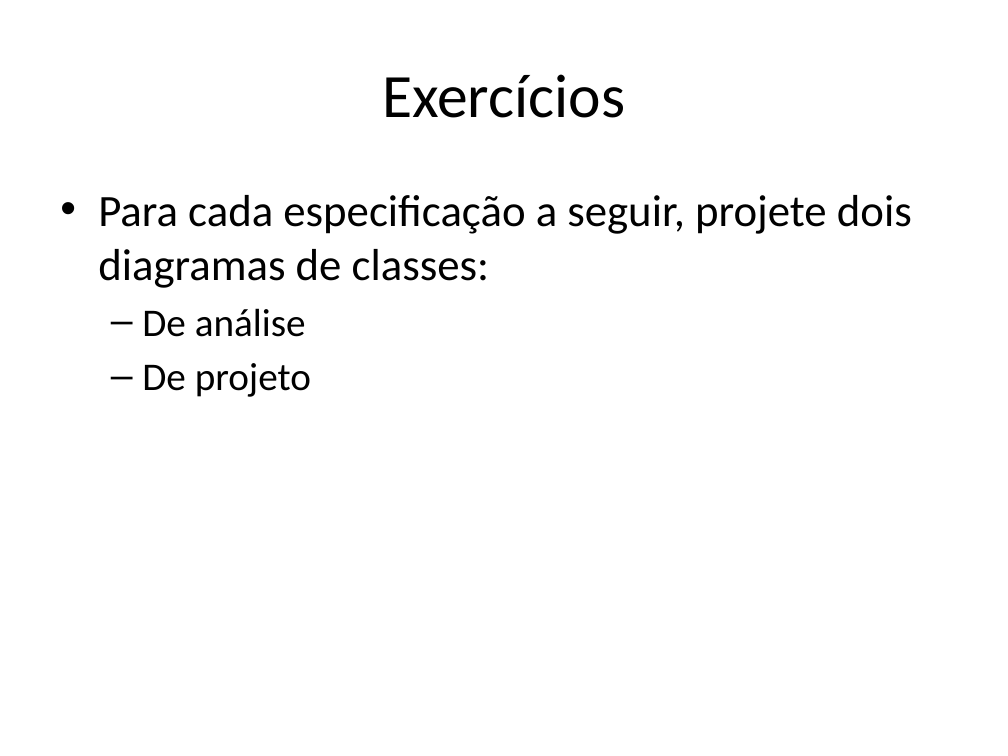
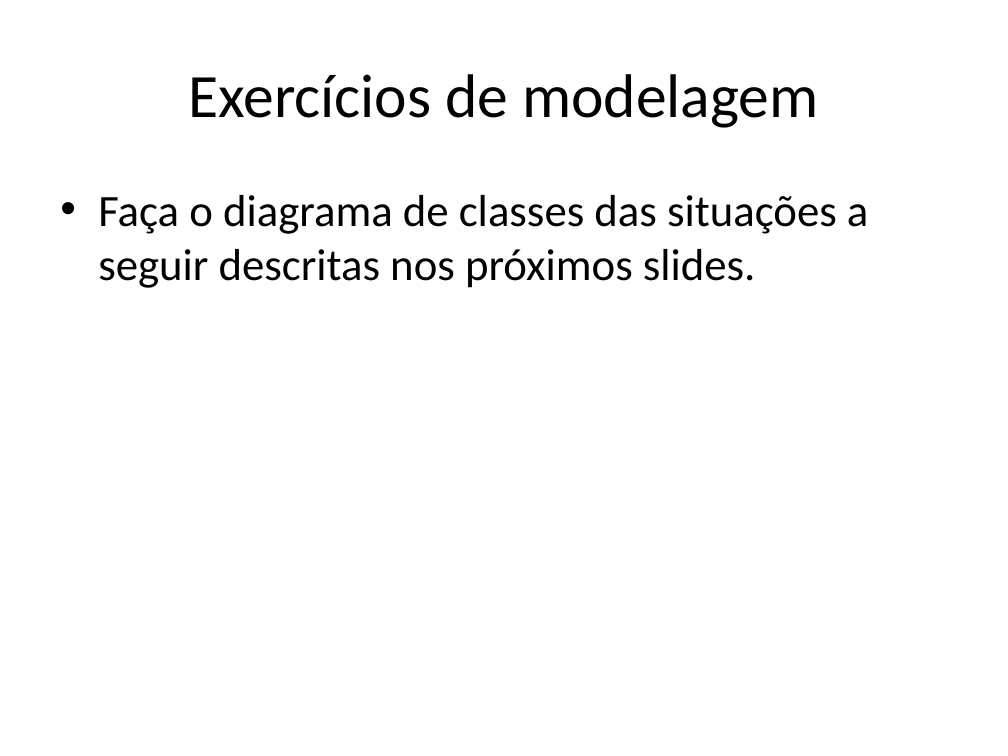
Before and after one commit to eduardocunha11/firstblog, a slide deck: slide 31 of aulas/poo/backes/AulaPython10-Diagrama_de_Classes.pptx (slide 84 before the commit). Drawn at 1008x756 pixels with LibreOffice and Linux fonts; fonts in the diff are those of the drawing. Boxes give left, top, right and bottom in pixels: in the first picture for what was removed or moved away, otherwise in the second. Text is boxed around its words. In the diff, an @@ line names an element or a change of style, - is before the commit and + after.

Commit message:
diagrama de classes UML

```diff
--- a/aulas/poo/backes/AulaPython10-Diagrama_de_Classes.pptx
+++ b/aulas/poo/backes/AulaPython10-Diagrama_de_Classes.pptx
@@ title at (188,74,819,128): text changed @@
-Exercícios
+Exercícios de modelagem
@@ text at (98,195,868,288): text changed @@
-• Para cada especificação a seguir, projete dois diagramas de classes:
-  – De análise
-  – De projeto
+• Faça o diagrama de classes das situações a seguir descritas nos próximos slides.
```
Also in this commit, not shown: 56 slides removed.
